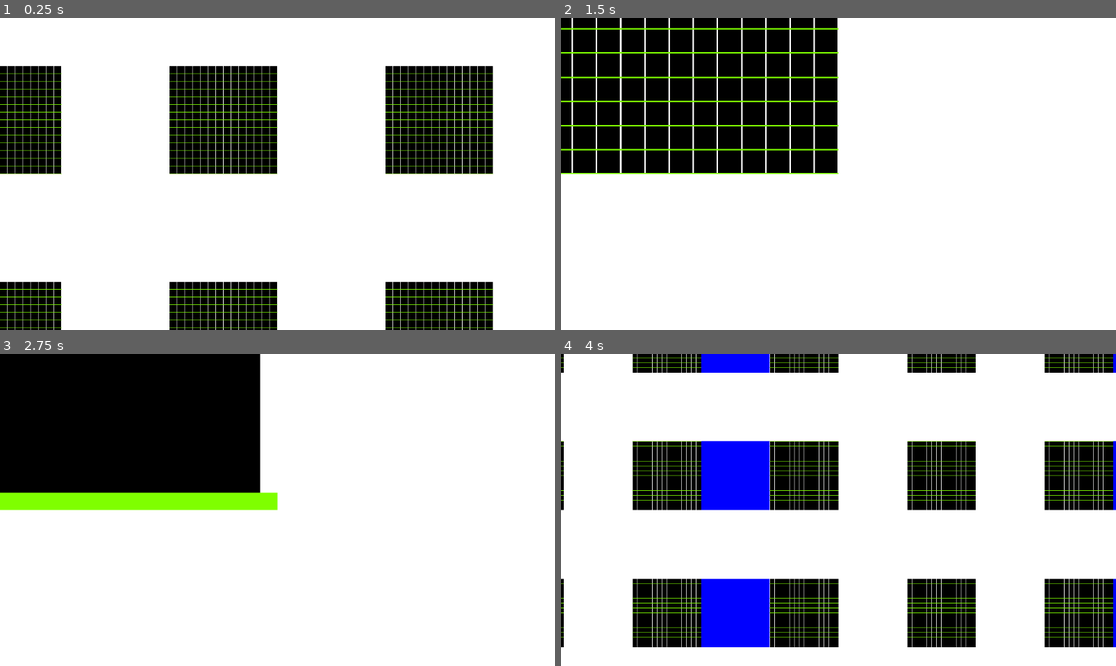
Above: before the commit, frames 1-4 (two rows, left to right).
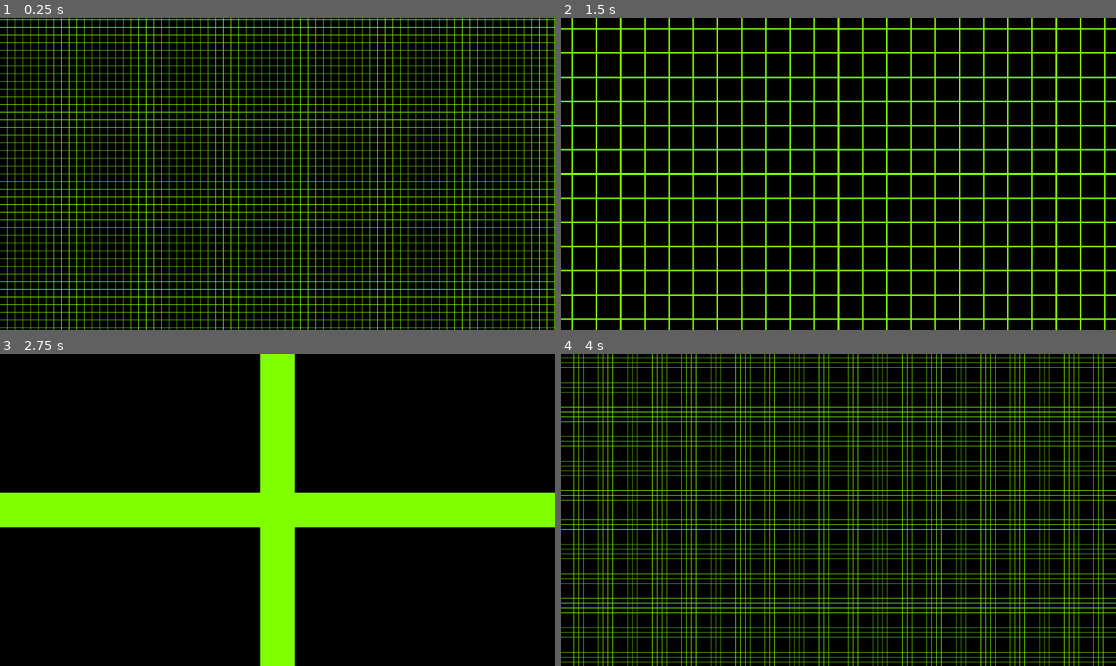
Above: after the commit, the same moments.

Repository: mat148/RougeLikeDev-2024-Take-2
Game: Godot game, scene res://src/Game/road-test.tscn
The game is run twice, just before and just after one commit, with the same random seed, the same clock (stepped at 60 frames per second) and the same inputs. This scene is started directly instead of the project's main scene.
Inputs:
- Up to frame 1 (0.25 s): no input
- Up to frame 2 (1.5 s): tap Enter (ui_accept) at 0.5, 0.6, 0.77, 1.07, 1.25, 1.35 s; hold Right (ui_right) 0.53-1.28 s; hold Down (ui_down) from 1.28 s (still down)
- Up to frame 3 (2.75 s): tap Enter (ui_accept) at 1.52, 1.82, 2.1 s; release Down (ui_down) at 2.03 s; hold Right (ui_right) from 2.03 s (still down)
- Up to frame 4 (4 s): tap Enter (ui_accept) at 2.75, 2.85, 3.02, 3.32, 3.6, 3.77 s; release Right (ui_right) at 2.78 s; hold Up (ui_up) 2.78-3.53 s; hold Left (ui_left) from 3.53 s (still down)

The runs differ from the first frame. In frame 1, 78% of the frame differs, in the area x 0-100%, y 0-100%; in frame 2, 77%; in frame 3, 76%; in frame 4, 78%.
Error after the commit: Trying to assign value of type 'Nil' to a variable of type 'Rect2'. (res://src/Game/road-test.gd:109)

Commit message:
random roads test

Diff:
--- a/src/Game/road-test.gd
+++ b/src/Game/road-test.gd
@@ -4,13 +4,18 @@
 
 @export var world_width: int = 60
 @export var world_height: int = 60
+var world_rect
 
 @export var tile_size: int = 16
 var total_unit_size: int = 448
+var rect_width: int = 224
 
 @export var num_of_roads: int = 30
 
-var roads: Array[Line2D]
+var roads: Array[Rect2]
+
+#Generate a random plot rect2
+
 
 #2 tiles for walkable sidewalk
 #1 tile for sidewalk accessories
@@ -24,7 +29,7 @@
 	world_width = ((world_width * tile_size / total_unit_size) * total_unit_size)
 	world_height = ((world_height * tile_size / total_unit_size) * total_unit_size)
 
-	var world_rect: Rect2 = Rect2(Vector2(0,0), Vector2(world_width, world_height) * tile_size)
+	world_rect = Rect2(Vector2(0,0), Vector2(world_width, world_height) * tile_size)
 
 	var world_line = Line2D.new()
 	world_line.width = 1
@@ -39,6 +44,7 @@
 	for x in range(0, world_rect.size.x, tile_size):
 		var line = Line2D.new()
 		line.width = 1
+		line.default_color = Color.CHARTREUSE
 		line.add_point(Vector2(x, 0))
 		line.add_point(Vector2(x, world_rect.size.y))
 		add_child(line)
@@ -56,21 +62,31 @@
 	#plots 14 tiles = 224
 	#4800 / 448 = must be even
 
-	for x in range(7 * tile_size, world_rect.size.x, (tile_size * 14) * 2):
-		var line = Line2D.new()
-		line.width = tile_size * 14
-		line.add_point(Vector2(x, 0))
-		line.add_point(Vector2(x, world_rect.size.y))
-		add_child(line)
-		roads.append(line)
-
-	for y in range(7 * tile_size, world_rect.size.y, (tile_size * 14) * 2):
-		var line = Line2D.new()
-		line.width = tile_size * 14
-		line.add_point(Vector2(0, y))
-		line.add_point(Vector2(world_rect.size.x, y))
-		add_child(line)
-		roads.append(line)
+	for i in num_of_roads:
+		var road: Area2D = Area2D.new()
+		var road_collision: CollisionPolygon2D = CollisionPolygon2D.new()
+
+		var points = generate_rectangles()
+
+		road_collision.polygon = points
+		road.add_child(road_collision)
+		add_child(road)
+
+	#for x in range(0, world_rect.size.x, (tile_size * 14) * 2):
+		#var road: Rect2 = Rect2(Vector2(x, 0), Vector2(tile_size * 14, world_rect.size.y))
+		#roads.append(road)
+	#
+	#for y in range(0, world_rect.size.y, (tile_size * 14) * 2):
+		#var road: Rect2 = Rect2(Vector2(0, y), Vector2(world_rect.size.x, tile_size * 14))
+		#roads.append(road)
+
+	#for y in range(7 * tile_size, world_rect.size.y, (tile_size * 14) * 2):
+		#var line = Line2D.new()
+		#line.width = tile_size * 14
+		#line.add_point(Vector2(0, y))
+		#line.add_point(Vector2(world_rect.size.x, y))
+		#add_child(line)
+		#roads.append(line)
 
 	#for y in range(0, world_rect.size.y, tile_size * 14):
 		#var line = Line2D.new()
@@ -90,20 +106,33 @@
 
 func _process(delta: float) -> void:
 	if Input.is_action_just_pressed("ui_accept"):
-		var road1 = roads[randi_range(0, roads.size() - 1)]
-		var road2 = roads[randi_range(0, roads.size() - 1)]
-		road1.default_color = Color.BLUE
-		road2.default_color = Color.BLUE
-
-		print(road1, road2)
-		print(get_line_intersection(road1, road2))
+		var road1: Rect2 = roads.pick_random()
+		var road2: Rect2 = roads.pick_random()
+
+		print(road1.intersects(road2))
+		#var overlapping_roads = road.get_overlapping_areas()
+		#print(overlapping_roads)
+		#
+		#test_areas(road, overlapping_roads[0])
+
+		#var road1 = roads[randi_range(0, roads.size() - 1)]
+		#var road2 = roads[randi_range(0, roads.size() - 1)]
+		#road1.default_color = Color.BLUE
+		#road2.default_color = Color.BLUE
+		#
+		#print(road1, road2)
+		#print(get_line_intersection(road1, road2))
 
 func get_random_point_on_rect_edge(rect: Rect2) -> Array[Vector2]:
-	var points: Array[Vector2] = []
+	var points: Array[Vector2]
 	var previous_edge = null
 
 	for point in 2:
+		var x: float
+		var y: float
+
 		var random_edge
+
 		if !previous_edge:
 			random_edge = randi() % 4  # Randomly select one of the four edges
 			previous_edge = random_edge
@@ -117,9 +146,6 @@
 					random_edge = 3
 				3:
 					random_edge = 2
-
-		var x: float
-		var y: float
 
 		match random_edge:
 			0:
@@ -165,3 +191,42 @@
 		return Vector2(p1.x + (t * s1_x), p1.y + (t * s1_y))
 
 	return Vector2.INF
+
+func test_areas(area1: Area2D, area2: Area2D) -> void:
+	var area1_polygon = area1.get_child(0).polygon
+	var area2_polygon = area2.get_child(0).polygon
+
+	print(area1_polygon)
+	print(area2_polygon)
+
+func generate_rectangles() -> Array:
+	var rect_type = randi() % 3  # 0: parallel, 1: perpendicular, 2: diagonal
+	var variation = randf_range(-10, 10)  # Slight variation in position
+
+	var angle = 0.0
+	if rect_type == 0:
+		# Rectangle parallel to the x-axis
+		var start_x = randf() * (world_rect.size.x - rect_width)
+		var start_y = randf() * (world_rect.size.y - world_rect.size.y)
+		return generate_parallel_rectangle(Vector2(start_x + variation, start_y))
+	else:
+		# Rectangle perpendicular to the x-axis
+		var start_x = randf() * (world_rect.size.x - world_rect.size.x)
+		var start_y = randf() * (world_rect.size.y - rect_width)
+		return generate_perpendicular_rectangle(Vector2(start_x, start_y + variation))
+
+func generate_parallel_rectangle(start: Vector2) -> Array:
+	return [
+		start,
+		start + Vector2(rect_width, 0),
+		start + Vector2(rect_width, world_rect.size.y),
+		start + Vector2(0, world_rect.size.y)
+	]
+
+func generate_perpendicular_rectangle(start: Vector2) -> Array:
+	return [
+		start,
+		start + Vector2(world_rect.size.x, 0),
+		start + Vector2(world_rect.size.x, rect_width),
+		start + Vector2(0, rect_width)
+	]
--- a/src/Game/road-test.tscn
+++ b/src/Game/road-test.tscn
@@ -5,6 +5,10 @@
 
 [node name="Road-test" type="Node2D"]
 script = ExtResource("1_5gap8")
+world_width = null
+world_height = null
+tile_size = null
+num_of_roads = null
 
 [node name="Camera2D" type="Camera2D" parent="."]
 script = ExtResource("2_yjxo4")
